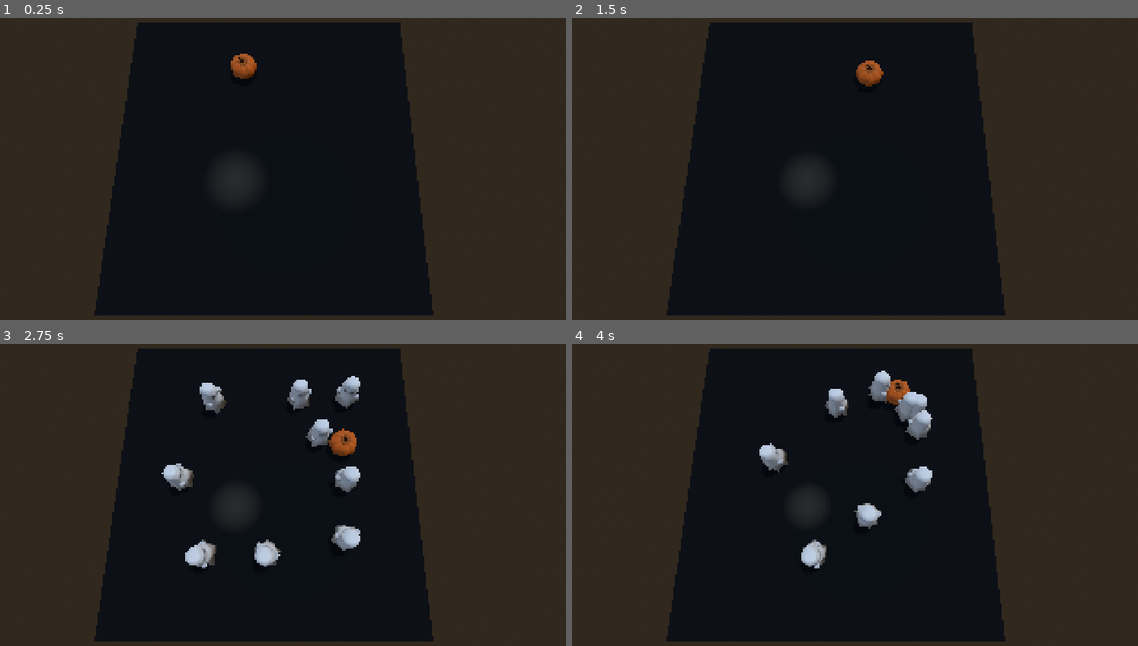
Above: before the commit, frames 1-4 (two rows, left to right).
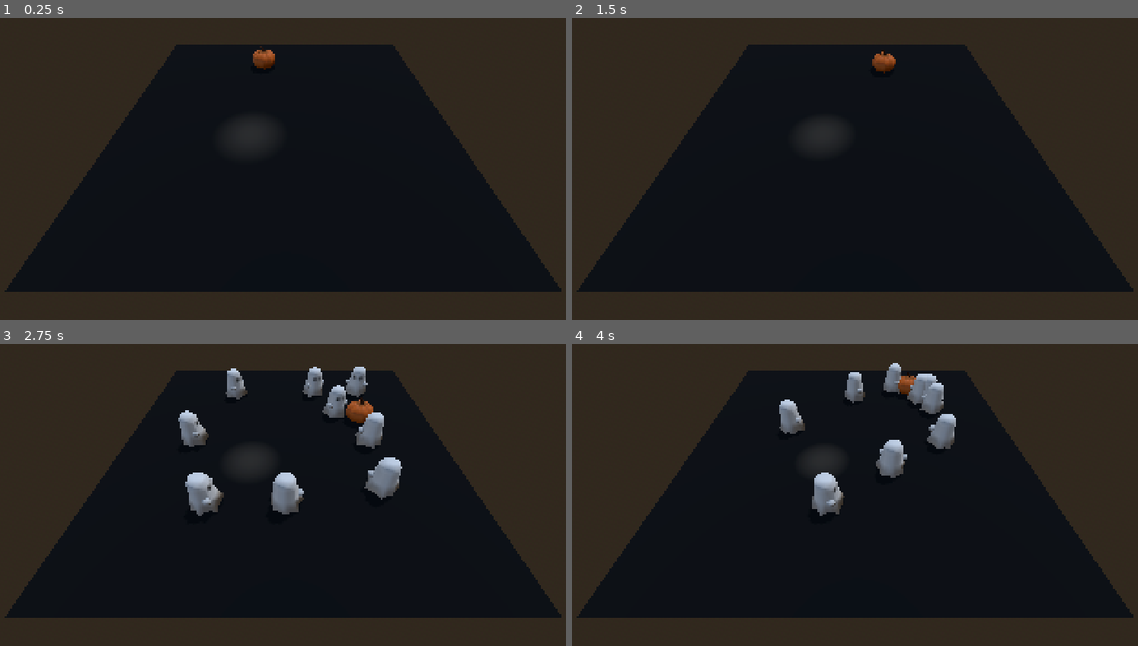
Above: after the commit, the same moments.

Repository: Dempsey845/moonlit-mayhem
Game: Godot game, scene res://Graveyard/graveyard.tscn
The game is run twice, just before and just after one commit, with the same random seed, the same clock (stepped at 60 frames per second) and the same inputs.
Inputs:
- Up to frame 1 (0.25 s): no input
- Up to frame 2 (1.5 s): tap Enter at 0.5 s; hold D (move_right) 0.53-1.28 s; hold S (move_back) from 1.28 s (still down)
- Up to frame 3 (2.75 s): release S (move_back) at 2.03 s; hold D (move_right) from 2.03 s (still down)
- Up to frame 4 (4 s): release D (move_right) at 2.78 s; hold W (move_forward) 2.78-3.53 s; hold A (move_left) from 3.53 s (still down)

The runs differ from the first frame. In frame 1, 24% of the frame differs, in the area x 0-100%, y 1-99%; in frame 2, 24%; in frame 3, 30%; in frame 4, 28%.

Commit message:
Created animations for the ghost idle and revive.

Diff:
--- a/Ghost/ghost.gd
+++ b/Ghost/ghost.gd
@@ -11,6 +11,7 @@
 @export var scatter_interval_max: float = 1.5
 
 @onready var navigation_agent: NavigationAgent3D = $NavigationAgent3D
+@onready var animation_player: AnimationPlayer = %AnimationPlayer
 
 var state: State = State.CHASE
 var repath_timer: float = 0.0
@@ -147,8 +148,14 @@
 	set_deferred("collision_layer", original_collision_layer)
 	set_deferred("collision_mask", original_collision_mask)
 
+	animation_player.play("revive")
+
 	show()
 	set_physics_process(true)
+
+	await animation_player.animation_finished
+
+	animation_player.play("bob")
 
 func _on_velocity_computed(safe_velocity: Vector3) -> void:
 	if state == State.DEAD or not is_instance_valid(player):
--- a/Ghost/ghost.tscn
+++ b/Ghost/ghost.tscn
@@ -1,10 +1,87 @@
 [gd_scene format=3 uid="uid://wrg516q7xe4g"]
 
 [ext_resource type="Script" uid="uid://bqrjf1qf6agjn" path="res://Ghost/ghost.gd" id="1_sdx2j"]
-[ext_resource type="PackedScene" uid="uid://b4m35rtubossf" path="res://Ghost/Ghost.glb" id="2_uexgx"]
+[ext_resource type="PackedScene" uid="uid://bjhw3wh82e0hh" path="res://Ghost/ghost_visual.tscn" id="2_uexgx"]
 
 [sub_resource type="CapsuleShape3D" id="CapsuleShape3D_xrivr"]
 radius = 0.84765625
+
+[sub_resource type="Animation" id="Animation_uexgx"]
+length = 0.001
+tracks/0/type = "value"
+tracks/0/imported = false
+tracks/0/enabled = true
+tracks/0/path = NodePath(".:scale")
+tracks/0/interp = 1
+tracks/0/loop_wrap = true
+tracks/0/keys = {
+"times": PackedFloat32Array(0),
+"transitions": PackedFloat32Array(1),
+"update": 0,
+"values": [Vector3(1, 1, 1)]
+}
+tracks/1/type = "value"
+tracks/1/imported = false
+tracks/1/enabled = true
+tracks/1/path = NodePath(".:position")
+tracks/1/interp = 1
+tracks/1/loop_wrap = true
+tracks/1/keys = {
+"times": PackedFloat32Array(0),
+"transitions": PackedFloat32Array(1),
+"update": 0,
+"values": [Vector3(0, -2, 0)]
+}
+
+[sub_resource type="Animation" id="Animation_rhyd0"]
+resource_name = "bob"
+loop_mode = 1
+tracks/0/type = "value"
+tracks/0/imported = false
+tracks/0/enabled = true
+tracks/0/path = NodePath(".:scale")
+tracks/0/interp = 2
+tracks/0/loop_wrap = true
+tracks/0/keys = {
+"times": PackedFloat32Array(0, 0.5, 1),
+"transitions": PackedFloat32Array(1, 1, 1),
+"update": 0,
+"values": [Vector3(1, 1, 1), Vector3(0.9, 1.1, 1.1), Vector3(1, 1, 1)]
+}
+
+[sub_resource type="Animation" id="Animation_bs0kc"]
+resource_name = "revive"
+tracks/0/type = "value"
+tracks/0/imported = false
+tracks/0/enabled = true
+tracks/0/path = NodePath(".:position")
+tracks/0/interp = 2
+tracks/0/loop_wrap = true
+tracks/0/keys = {
+"times": PackedFloat32Array(0, 0.5, 0.76666665),
+"transitions": PackedFloat32Array(1, 1, 1),
+"update": 0,
+"values": [Vector3(0, -1, 0), Vector3(0, 0.5, 0), Vector3(0, 0, 0)]
+}
+tracks/1/type = "value"
+tracks/1/imported = false
+tracks/1/enabled = true
+tracks/1/path = NodePath(".:scale")
+tracks/1/interp = 2
+tracks/1/loop_wrap = true
+tracks/1/keys = {
+"times": PackedFloat32Array(0, 0.53333336, 0.7),
+"transitions": PackedFloat32Array(1, 1, 1),
+"update": 0,
+"values": [Vector3(1.1, 0.5, 1.2), Vector3(0.9, 1.1, 0.9), Vector3(1, 1, 1)]
+}
+
+[sub_resource type="AnimationLibrary" id="AnimationLibrary_bs0kc"]
+_data = {
+&"RESET": SubResource("Animation_uexgx"),
+&"bob": SubResource("Animation_rhyd0"),
+&"revive": SubResource("Animation_bs0kc")
+}
 
 [node name="Ghost" type="CharacterBody3D" unique_id=250297818]
 collision_layer = 2
@@ -21,4 +98,9 @@
 avoidance_mask = 2
 
 [node name="Ghost" parent="." unique_id=1546254383 instance=ExtResource("2_uexgx")]
-transform = Transform3D(-1, 0, 8.742278e-08, 0, 1, 0, -8.742278e-08, 0, -1, 0, 0, 0)
+transform = Transform3D(-1, 0, 1.509958e-07, 0, 1, 0, -1.509958e-07, 0, -1, 0, -2, 0)
+
+[node name="AnimationPlayer" type="AnimationPlayer" parent="Ghost" unique_id=613554344]
+unique_name_in_owner = true
+libraries/ = SubResource("AnimationLibrary_bs0kc")
+autoplay = &"bob"
--- /dev/null
+++ b/Ghost/ghost_visual.tscn
@@ -0,0 +1,5 @@
+[gd_scene format=3 uid="uid://bjhw3wh82e0hh"]
+
+[ext_resource type="PackedScene" uid="uid://b4m35rtubossf" path="res://Ghost/Ghost.glb" id="1_jhyl4"]
+
+[node name="GhostVisual" unique_id=1546254383 instance=ExtResource("1_jhyl4")]
--- a/Graveyard/graveyard.tscn
+++ b/Graveyard/graveyard.tscn
@@ -63,7 +63,7 @@
 transform = Transform3D(1, 0, 0, 0, 1, 0, 0, 0, 1, -1.6437583, 0, -5.8968515)
 
 [node name="Camera3D" type="Camera3D" parent="." unique_id=2064649073]
-transform = Transform3D(1, 0, 0, 0, 0.19205661, 0.98138386, 0, -0.98138386, 0.19205661, 1.2946029, 14.739164, 3.3561764)
+transform = Transform3D(1, 0, 0, 0, 0.6390457, 0.7691688, 0, -0.7691688, 0.6390457, 0.078620434, 9.246862, 11.417019)
 
 [node name="Moonlight" type="SpotLight3D" parent="." unique_id=884361163 node_paths=PackedStringArray("spawn_points")]
 transform = Transform3D(1, 0, 0, 0, -4.371139e-08, 1, 0, -1, -4.371139e-08, -2, 4, 2)
@@ -84,54 +84,67 @@
 
 [node name="Ghost" parent="Ghosts" unique_id=250297818 node_paths=PackedStringArray("player") instance=ExtResource("3_oqqt7")]
 transform = Transform3D(1, 0, 0, 0, 1, 0, 0, 0, 1, 3, 0, -3)
+visible = false
 player = NodePath("../../Player")
 
 [node name="Ghost2" parent="Ghosts" unique_id=921682990 node_paths=PackedStringArray("player") instance=ExtResource("3_oqqt7")]
 transform = Transform3D(1, 0, 0, 0, 1, 0, 0, 0, 1, -5.798174, 0, -6.384566)
+visible = false
 player = NodePath("../../Player")
 
 [node name="Ghost3" parent="Ghosts" unique_id=1240601739 node_paths=PackedStringArray("player") instance=ExtResource("3_oqqt7")]
 transform = Transform3D(1, 0, 0, 0, 1, 0, 0, 0, 1, 5.683134, -9.536743e-07, 6.1117854)
+visible = false
 player = NodePath("../../Player")
 
 [node name="Ghost4" parent="Ghosts" unique_id=1604923520 node_paths=PackedStringArray("player") instance=ExtResource("3_oqqt7")]
 transform = Transform3D(1, 0, 0, 0, 1, 0, 0, 0, 1, -5.3772993, -9.536743e-07, 6.23109)
+visible = false
 player = NodePath("../../Player")
 
 [node name="Ghost5" parent="Ghosts" unique_id=1491107534 node_paths=PackedStringArray("player") instance=ExtResource("3_oqqt7")]
 transform = Transform3D(1, 0, 0, 0, 1, 0, 0, 0, 1, -7.7621, -1.9073486e-06, 0.7538872)
+visible = false
 player = NodePath("../../Player")
 
 [node name="Ghost6" parent="Ghosts" unique_id=1180361364 node_paths=PackedStringArray("player") instance=ExtResource("3_oqqt7")]
 transform = Transform3D(1, 0, 0, 0, 1, 0, 0, 0, 1, 6.897991, -2.861023e-06, -7.6761713)
+visible = false
 player = NodePath("../../Player")
 
 [node name="Ghost7" parent="Ghosts" unique_id=1783376119 node_paths=PackedStringArray("player") instance=ExtResource("3_oqqt7")]
 transform = Transform3D(1, 0, 0, 0, 1, 0, 0, 0, 1, 6.644883, -3.8146973e-06, 1.9613447)
+visible = false
 player = NodePath("../../Player")
 
 [node name="Ghost8" parent="Ghosts" unique_id=670884773 node_paths=PackedStringArray("player") instance=ExtResource("3_oqqt7")]
 transform = Transform3D(1, 0, 0, 0, 1, 0, 0, 0, 1, -0.7437701, -4.7683716e-06, 7.012612)
+visible = false
 player = NodePath("../../Player")
 
 [node name="Ghost9" parent="Ghosts" unique_id=2019152283 node_paths=PackedStringArray("player") instance=ExtResource("3_oqqt7")]
 transform = Transform3D(1, 0, 0, 0, 1, 0, 0, 0, 1, 1.7376575, -3.8146973e-06, -7.8184886)
+visible = false
 player = NodePath("../../Player")
 
 [node name="Ghost10" parent="Ghosts" unique_id=1464912033 node_paths=PackedStringArray("player") instance=ExtResource("3_oqqt7")]
 transform = Transform3D(1, 0, 0, 0, 1, 0, 0, 0, 1, -4.570692, -3.8146973e-06, 3.471211)
+visible = false
 player = NodePath("../../Player")
 
 [node name="Ghost11" parent="Ghosts" unique_id=175797724 node_paths=PackedStringArray("player") instance=ExtResource("3_oqqt7")]
 transform = Transform3D(1, 0, 0, 0, 1, 0, 0, 0, 1, -5.16193, -4.7683716e-06, -2.182788)
+visible = false
 player = NodePath("../../Player")
 
 [node name="Ghost12" parent="Ghosts" unique_id=1588996048 node_paths=PackedStringArray("player") instance=ExtResource("3_oqqt7")]
 transform = Transform3D(1, 0, 0, 0, 1, 0, 0, 0, 1, 1.775609, -4.7683716e-06, 3.9407158)
+visible = false
 player = NodePath("../../Player")
 
 [node name="Ghost13" parent="Ghosts" unique_id=1828244439 node_paths=PackedStringArray("player") instance=ExtResource("3_oqqt7")]
 transform = Transform3D(1, 0, 0, 0, 1, 0, 0, 0, 1, 5.6340313, -4.7683716e-06, -3.068523)
+visible = false
 player = NodePath("../../Player")
 
 [node name="MoonlightSP" type="Marker3D" parent="." unique_id=193816565]
